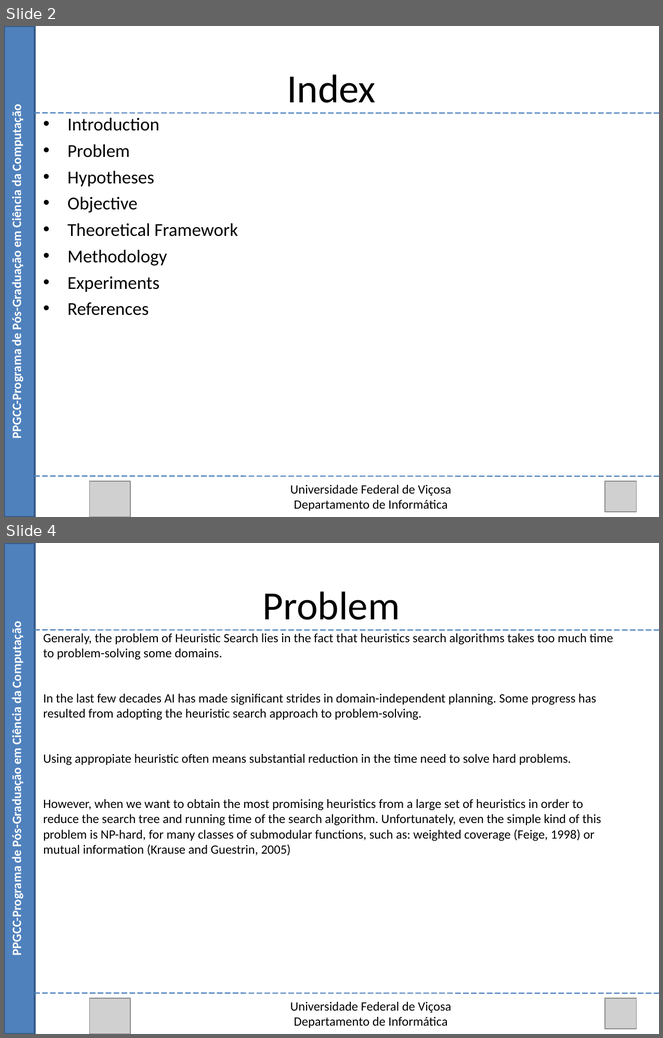
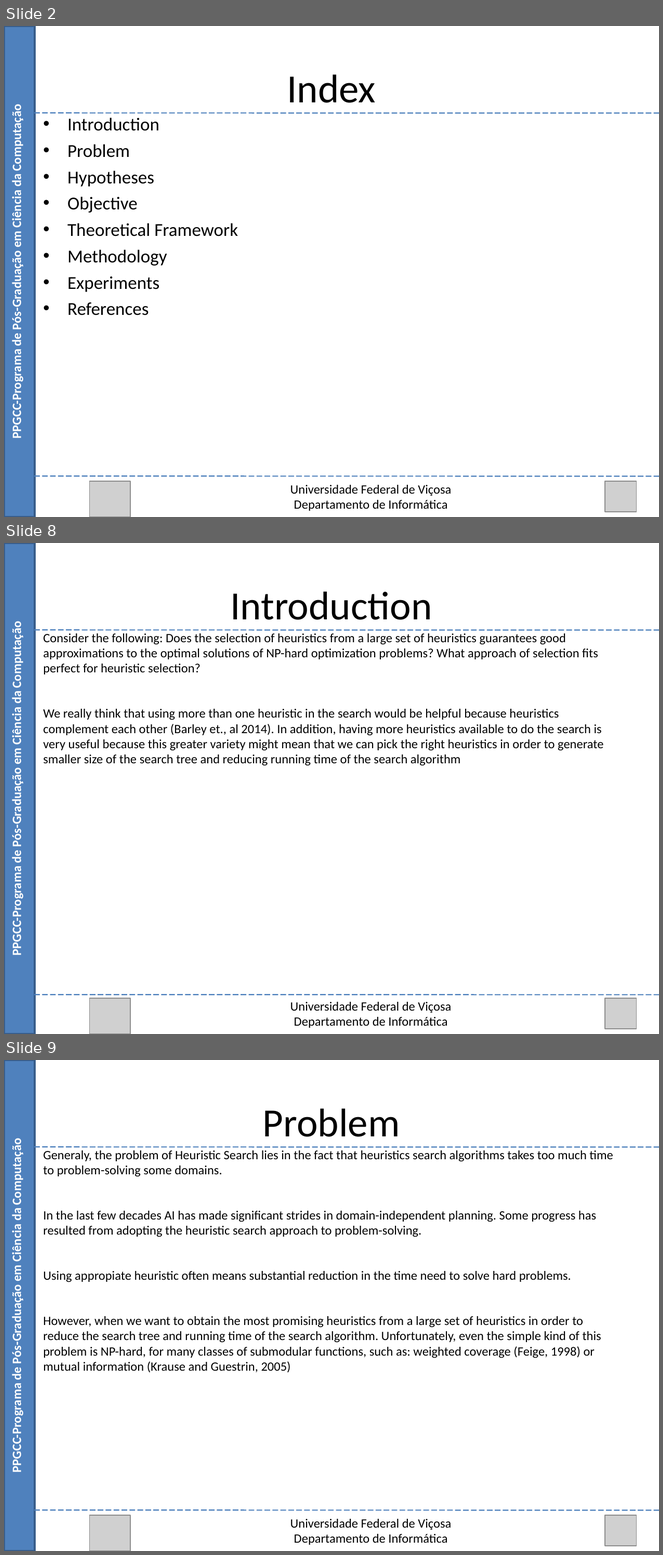
Before and after one commit to Marvinsky/research-marvin, a slide deck: latex/odp/selection heuristics.odp. Shown one above the other, each under a label of ours: slides 2 and 4 before the commit, slides 2, 8 and 9 after it; the slides between them are not shown. The pictures are 663x1038 and 663x1555 pixels, drawn with LibreOffice and Linux fonts; fonts in the diff are those of the drawing; grey boxes stand for pictures. Boxes give left, top, right and bottom in pixels: in the first picture for what was removed or moved away, otherwise in the second. Text is boxed around its words. In the diff, an @@ line names an element or a change of style, - is before the commit and + after.

```diff
--- a/latex/odp/selection heuristics.odp
+++ b/latex/odp/selection heuristics.odp
@@ slide 8 added at <box>4,543,659,1034</box>, background #FFFFFF @@
@@ rectangle added at <box>4,543,35,1034</box>, fill #4F81BD, outline #385D8A 2.01 pt @@
@@ text added at <box>230,591,432,620</box>, 44 pt, text #000000 @@
+Introduction
@@ text added at <box>9,628,25,954</box>, 14 pt, text #FFFFFF, bold @@
+PPGCC-Programa de Pós-Graduação em Ciência da Computação
@@ line added from (35, 630) to (659, 630), #4A7EBB 1.25 pt @@
@@ text added at <box>43,633,604,766</box>, 14 pt, text #000000 @@
+Consider the following: Does the selection of heuristics from a large set of heuristics guarantees good approximations to the optimal solutions of NP-hard optimization problems? What approach of selection fits perfect for heuristic selection?
+We really think that using more than one heuristic in the search would be helpful because heuristics complement each other (Barley et., al 2014). In addition, having more heuristics available to do the search is very useful because this greater variety might mean that we can pick the right heuristics in order to generate smaller size of the search tree and reducing running time of the search algorithm
@@ line added from (35, 995) to (659, 995), #4A7EBB 1.25 pt @@
@@ picture added at <box>89,999,130,1034</box> @@
@@ text added at <box>291,1002,451,1028</box>, 14 pt, text #000000 @@
+Universidade Federal de Viçosa
+Departamento de Informática
@@ picture added at <box>605,999,636,1029</box> @@
@@ what was slide 4 is now slide 9 @@
```
Also in this commit, not shown: 4 slides changed, 4 other slides added, 3 other files.
